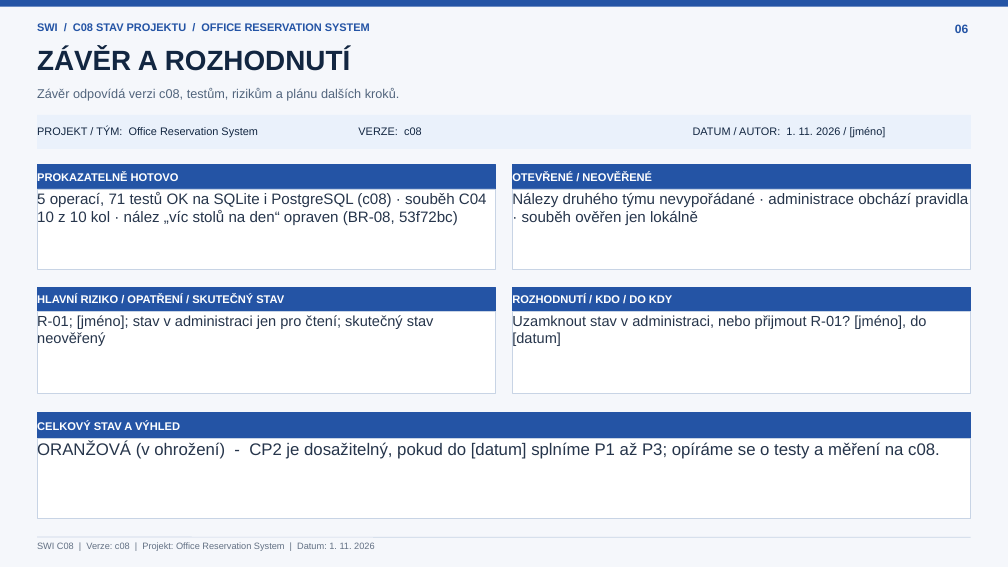
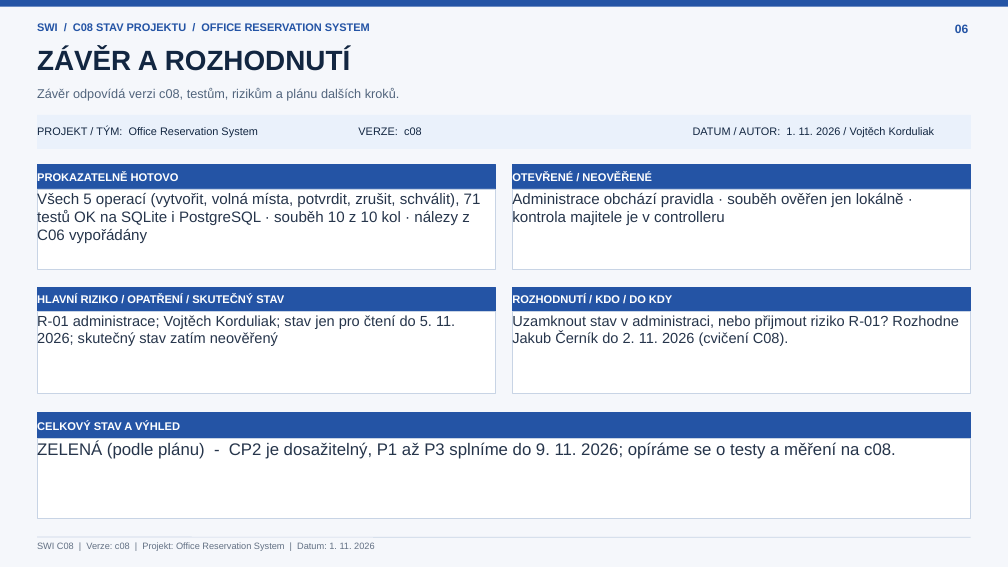
Before and after one commit to jakubcernik/Office-Reservation-System, a slide deck: slide 6 of docs/ORS_C08_Project_Status.pptx. Drawn at 1008x567 pixels with LibreOffice and Linux fonts; fonts in the diff are those of the drawing. Boxes give left, top, right and bottom in pixels: in the first picture for what was removed or moved away, otherwise in the second. Text is boxed around its words. In the diff, an @@ line names an element or a change of style, - is before the commit and + after.

```diff
--- a/docs/ORS_C08_Project_Status.pptx
+++ b/docs/ORS_C08_Project_Status.pptx
@@ text in rectangle at (693,127,935,138): text changed @@
-DATUM / AUTOR: 1. 11. 2026 / [jméno]
+DATUM / AUTOR: 1. 11. 2026 / Vojtěch Korduliak
@@ text in rectangle at (37,192,481,244): text changed @@
-5 operací, 71 testů OK na SQLite i PostgreSQL (c08) · souběh C04 10 z 10 kol · nález „víc stolů na den“ opraven (BR-08, 53f72bc)
+Všech 5 operací (vytvořit, volná místa, potvrdit, zrušit, schválit), 71 testů OK na SQLite i PostgreSQL · souběh 10 z 10 kol · nálezy z C06 vypořádány
@@ text in rectangle at (512,192,904,226): text changed @@
-Nálezy druhého týmu nevypořádané · administrace obchází pravidla · souběh ověřen jen lokálně
+Administrace obchází pravidla · souběh ověřen jen lokálně · kontrola majitele je v controlleru
@@ text in rectangle at (37,314,455,347): text changed @@
-R-01; [jméno]; stav v administraci jen pro čtení; skutečný stav neověřený
+R-01 administrace; Vojtěch Korduliak; stav jen pro čtení do 5. 11. 2026; skutečný stav zatím neověřený
@@ text in rectangle at (512,314,959,347): text changed @@
-Uzamknout stav v administraci, nebo přijmout R-01? [jméno], do [datum]
+Uzamknout stav v administraci, nebo přijmout riziko R-01? Rozhodne Jakub Černík do 2. 11. 2026 (cvičení C08).
@@ text in rectangle at (37,441,896,459): text changed @@
-ORANŽOVÁ (v ohrožení) - CP2 je dosažitelný, pokud do [datum] splníme P1 až P3; opíráme se o testy a měření na c08.
+ZELENÁ (podle plánu) - CP2 je dosažitelný, P1 až P3 splníme do 9. 11. 2026; opíráme se o testy a měření na c08.
```
Also in this commit, not shown: 5 other slides changed, 2 other files.
